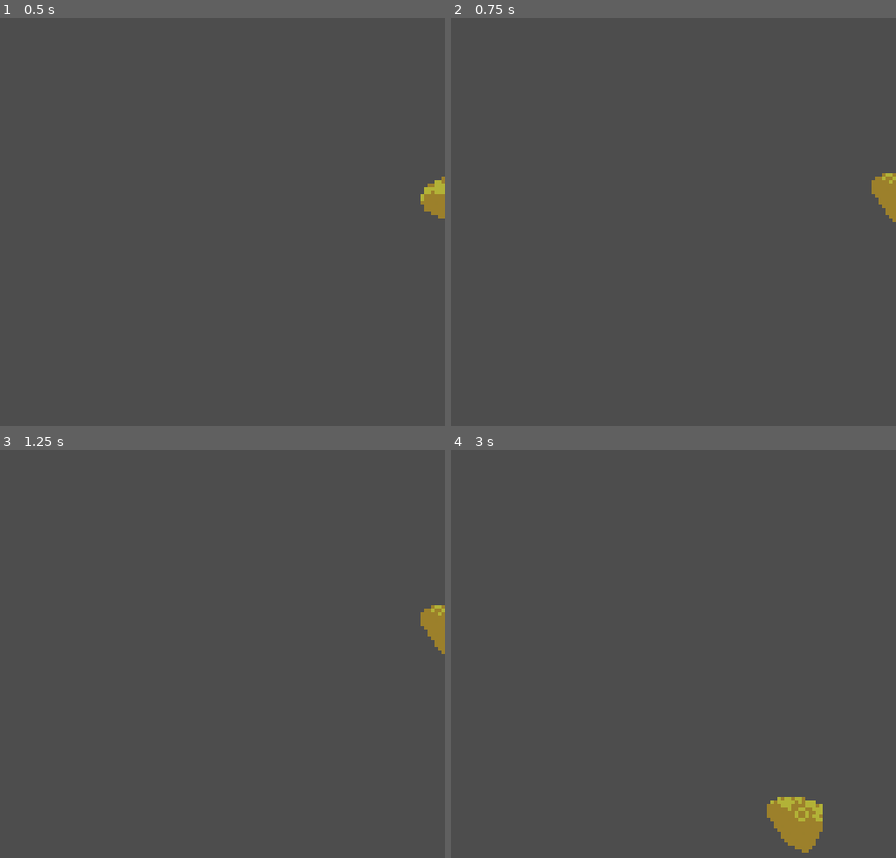
Above: before the commit, frames 1-4 (two rows, left to right).
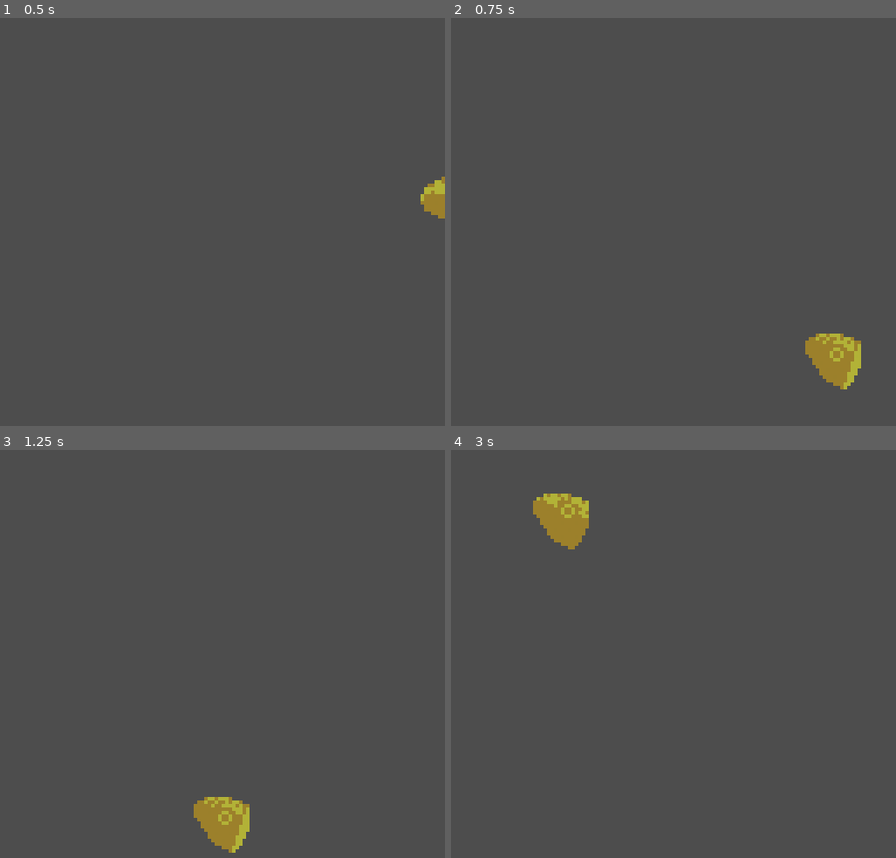
Above: after the commit, the same moments.

Repository: sym-z/gbjam-12
Game: Godot game, scene res://scenes/radial_guy.tscn
Same seed, same stepped clock (60 frames per second), same inputs: the game is played once before the commit and once after it. This scene is started directly instead of the project's main scene.
Inputs:
- Up to frame 1 (0.5 s): no input
- Up to frame 2 (0.75 s): tap Enter (START) at 0.5 s; hold D (DPAD-RIGHT) from 0.53 s (still down); tap L (A) at 0.6 s
- Up to frame 3 (1.25 s): keep holding D (DPAD-RIGHT)
- Up to frame 4 (3 s): release D (DPAD-RIGHT) at 1.28 s; hold S (DPAD-DOWN) 1.28-2.03 s; tap K (B) at 1.35 s; hold D (DPAD-RIGHT) 2.03-2.78 s; tap Shift (SELECT) at 2.1 s; hold W (DPAD-UP) from 2.78 s (still down); tap Enter (START) at 2.85 s

Frame 1 is identical in both runs. In frame 2, 1.7% of the frame differs, in the area x 79-100%, y 38-92%; in frame 3, 1.7%; in frame 4, 2.5%, in the area x 18-84%, y 10-99%.

Commit message:
Better fish head jumps, final commit of the night

Diff:
--- a/game-files/scenes/radial_guy.tscn
+++ b/game-files/scenes/radial_guy.tscn
@@ -98,7 +98,7 @@
 [node name="AnimatedSprite2D" type="AnimatedSprite2D" parent="Guy"]
 sprite_frames = SubResource("SpriteFrames_bipq6")
 autoplay = "default"
-frame_progress = 0.346225
+frame_progress = 0.354661
 
 [node name="Hit Box" type="Area2D" parent="Guy" groups=["Enemies"]]
 
@@ -112,7 +112,7 @@
 one_shot = true
 
 [node name="Move Timer" type="Timer" parent="."]
-wait_time = 1.5
+wait_time = 0.6
 one_shot = true
 autostart = true
 
--- a/game-files/scripts/radial_guy.gd
+++ b/game-files/scripts/radial_guy.gd
@@ -27,7 +27,7 @@
 @export var delta_score : int = 250 # Amount score changes every tick
 
 @export var sprite : AnimatedSprite2D
-@export var movement_distance : int = 1
+@export var movement_distance : int = 45
 
 
 @export var movement_tick : Timer
@@ -52,8 +52,8 @@
 
 func move():
 
-	rotation += movement_distance
-	sprite.rotation -= movement_distance
+	rotation_degrees += movement_distance
+	sprite.rotation_degrees -= movement_distance
 
 
 func destroy(killed):
